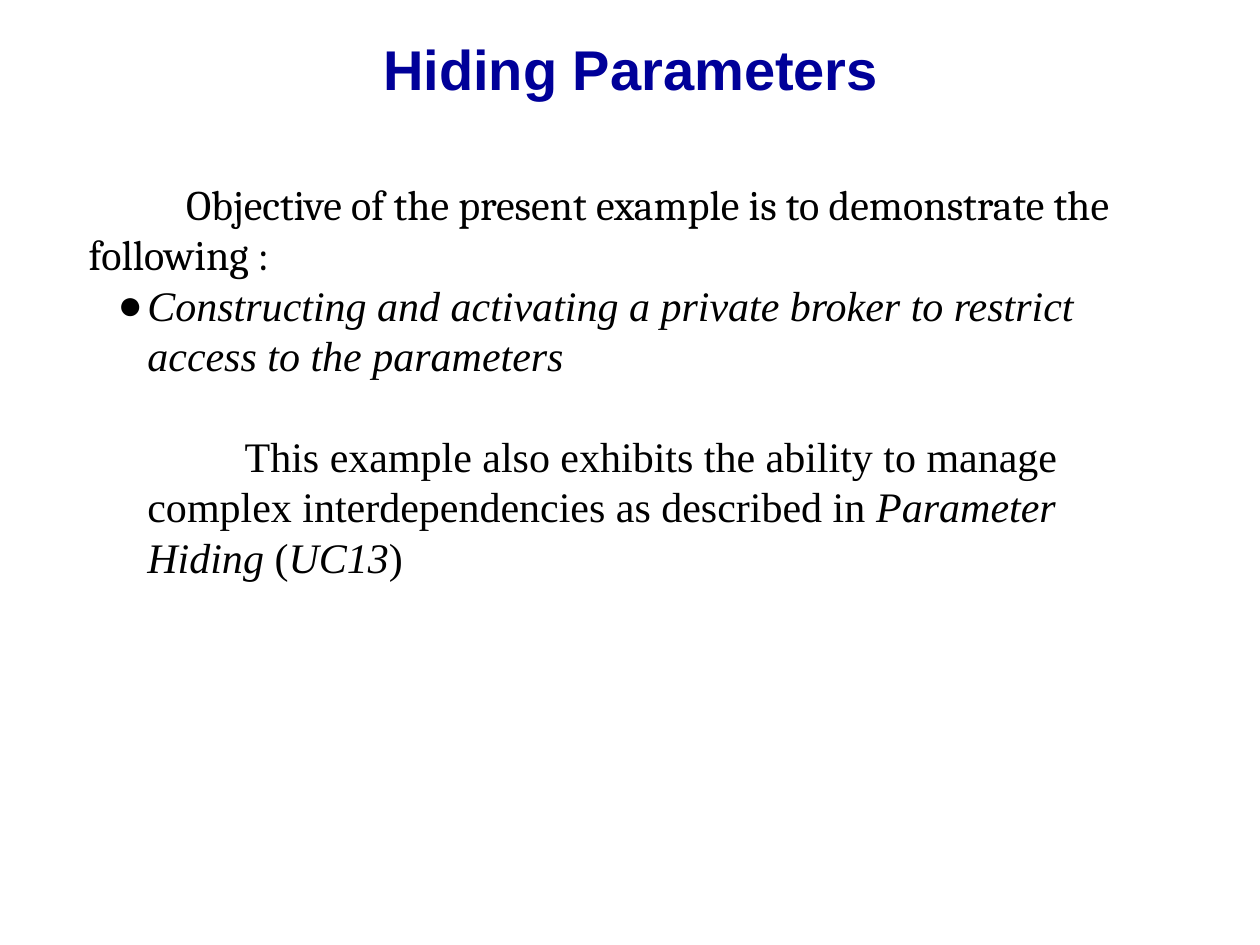
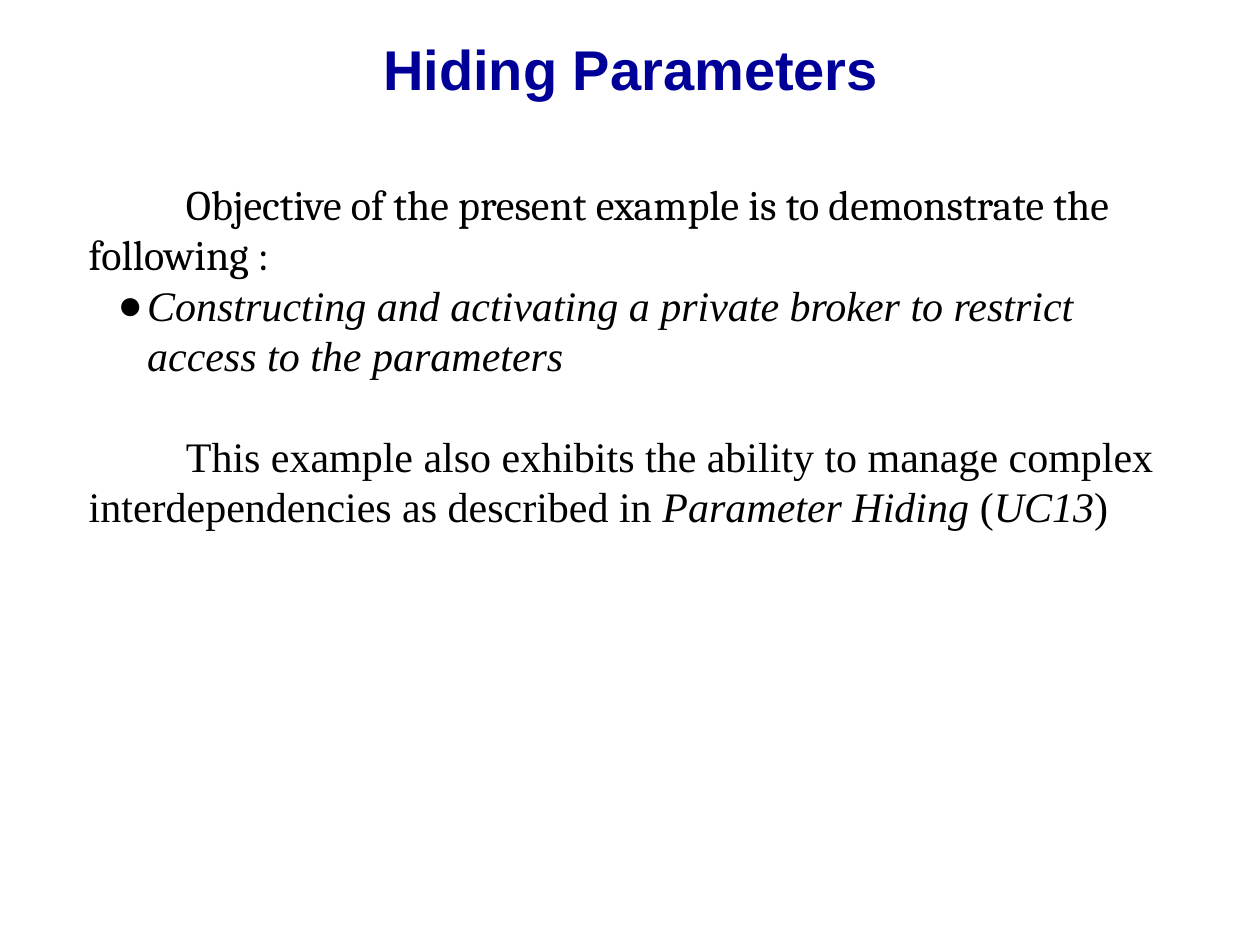
Before and after one commit to accellera-official/cci, a slide deck: slide 2 of examples/ex14_Hiding_Parameters/docs/ex14_Hiding_Parameters.ppt. Drawn at 1260x945 pixels with LibreOffice and Linux fonts; fonts in the diff are those of the drawing; background and template pictures are left out. Boxes give left, top, right and bottom in pixels: in the first picture for what was removed or moved away, otherwise in the second. Text is boxed around its words. In the diff, an @@ line names an element or a change of style, - is before the commit and + after.

Commit message:
Example#14 Presentation Updated (in accordance to the code submitted)

```diff
--- a/examples/ex14_Hiding_Parameters/docs/ex14_Hiding_Parameters.ppt
+++ b/examples/ex14_Hiding_Parameters/docs/ex14_Hiding_Parameters.ppt
@@ free "Objective of the present example ..." at box(77, 173, 1189, 708): indent changed @@
```
Also in this commit, not shown: 4 other slides changed.
